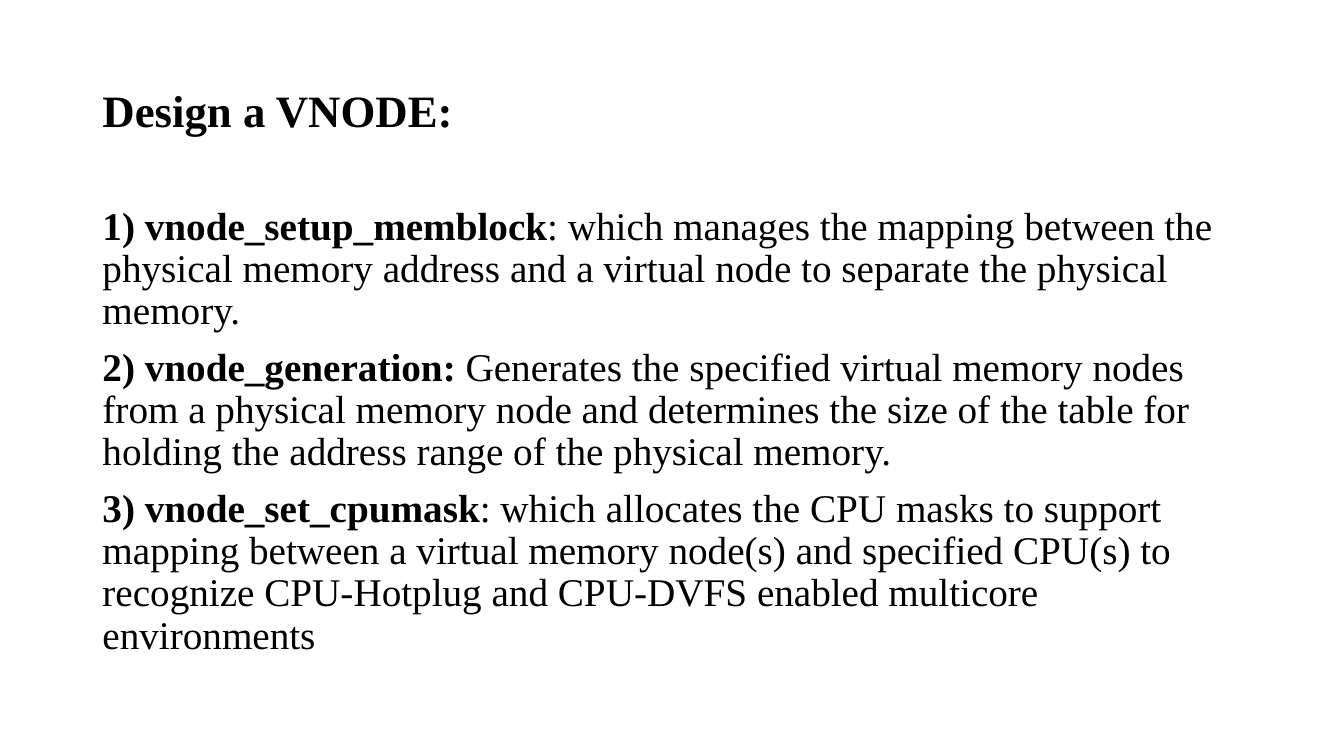
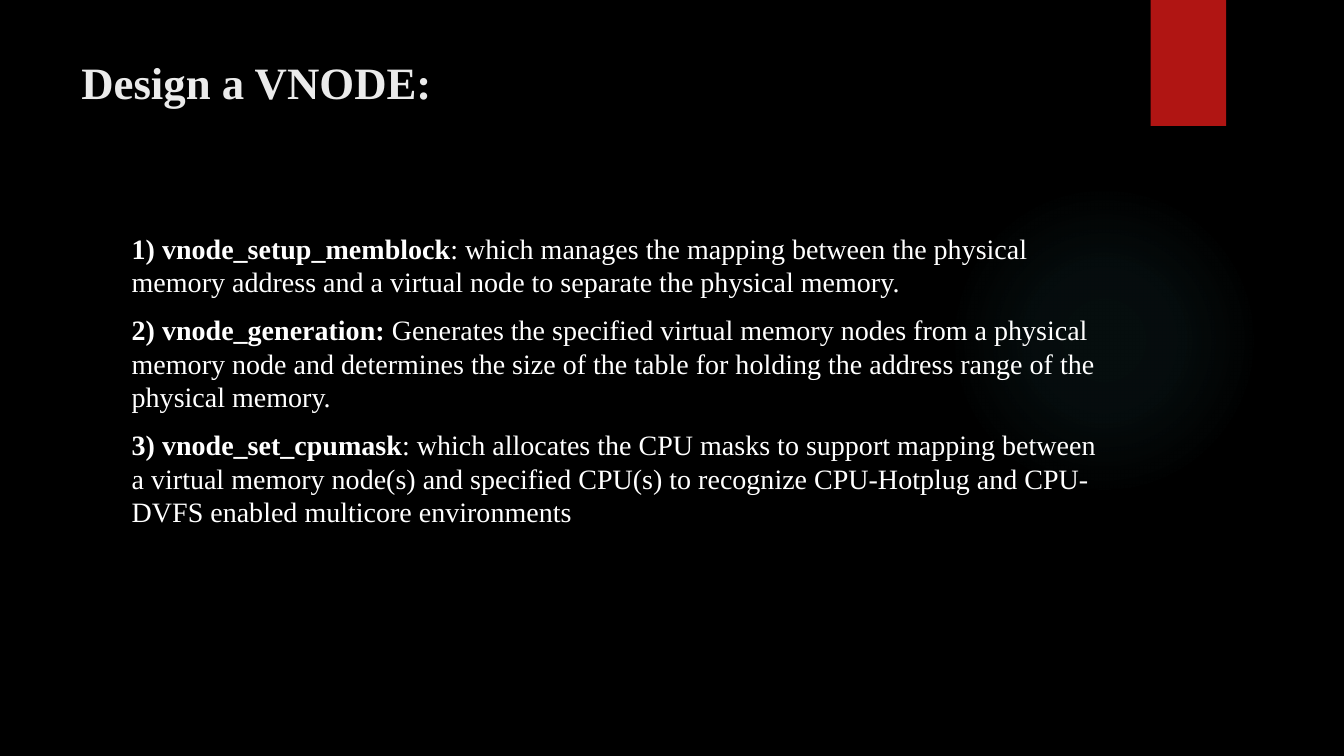
Before and after one commit to chaitanya-40/Virtual-Nodes-Partitioning-to-improve-performance-in-mobile-platform, a slide deck: slide 7 of presentation paper.pptx. Drawn at 1344x756 pixels with LibreOffice and Linux fonts; fonts in the diff are those of the drawing; background and template pictures are left out. Boxes give left, top, right and bottom in pixels: in the first picture for what was removed or moved away, otherwise in the second. Text is boxed around its words. In the diff, an @@ line names an element or a change of style, - is before the commit and + after.

```diff
--- a/presentation paper.pptx
+++ b/presentation paper.pptx
@@ background #FFFFFF to picture (left out) @@
@@ rectangle added at box(1150, 0, 1226, 126), fill #B01513 @@
@@ title "Design a VNODE:": place and size @@
-title "Design a VNODE:" at box(102, 96, 453, 137)
+title "Design a VNODE:" at box(81, 68, 432, 109)
@@ title "Design a VNODE:" at box(81, 68, 432, 109): text colour #000000 to #EBEBEB; line spacing 0.9 to 1; vertical alignment middle to top @@
@@ ellipse added at box(949, 185, 1259, 495), fill gradient #50B9C1 @@
@@ text "1) vnode_setup_memblock: which manages the ...": place and size @@
-text "1) vnode_setup_memblock: which manages the ..." at box(102, 212, 1212, 650)
+text "1) vnode_setup_memblock: which manages the ..." at box(132, 239, 1095, 523)
@@ text "1) vnode_setup_memblock: which manages the ..." at box(132, 239, 1095, 523): size 28 to 20 pt, text colour #000000 to #FFFFFF; line spacing 0.9 to 1 @@
```
Also in this commit, not shown: 7 other slides changed, 5 slides added, 1 slide removed.
